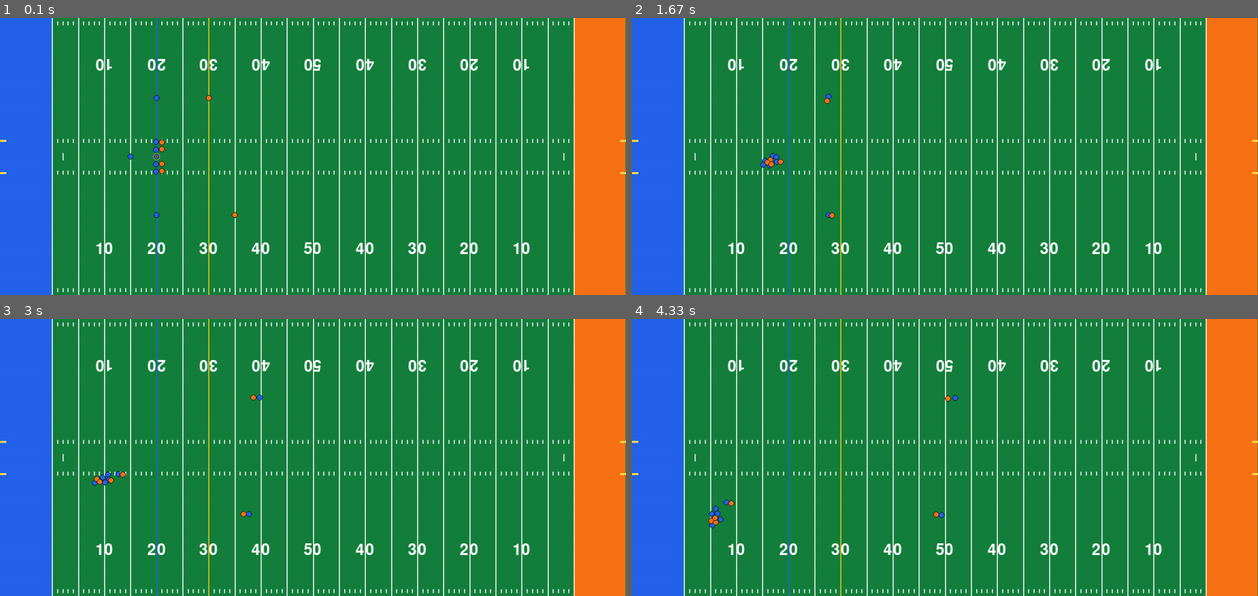
Above: before the commit, frames 1-4 (two rows, left to right).
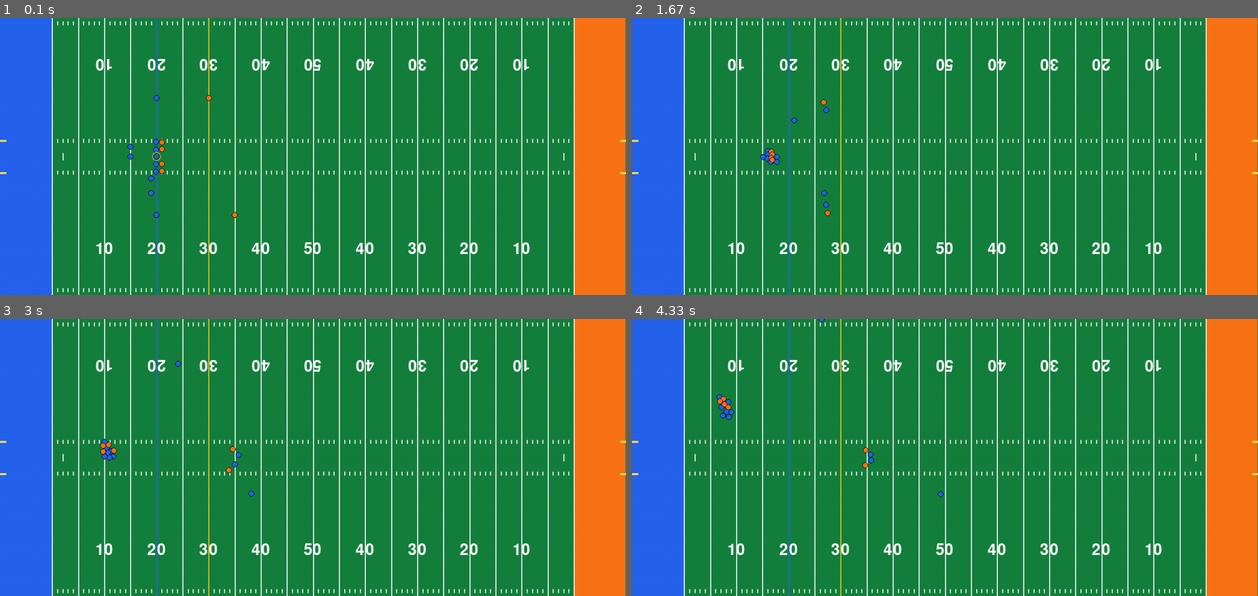
Above: after the commit, the same moments.

Repository: shakedown-street/pygame-football
Game: pygame game, started from main.py
Two runs of this game, one before a commit and one after it. Both use one fixed random seed, a clock stepped at 60 frames per second and the inputs below.
Inputs:
- Up to frame 1 (0.1 s): no input
- Up to frame 2 (1.67 s): tap Space at 0.33, 0.73, 1.03 s; hold R 0.67-1.13 s; hold D 0.67-1.13 s
- Up to frame 3 (3 s): no input
- Up to frame 4 (4.33 s): no input

The runs differ from the first frame. In frame 1, less than 0.1% of the frame differs, in the area x 20-26%, y 45-65%; in frame 2, 0.3%; in frame 3, 0.5%; in frame 4, 0.5%, in the area x 12-53%, y 0-76%.

Commit message:
Update route running to allow for multiple points

Diff:
--- a/main.py
+++ b/main.py
@@ -40,9 +40,13 @@
     denom = n - (1 - (1 - ACCELERATION_RATE) ** n) / ACCELERATION_RATE
     PLAYER_MAX_SPEED = FORTY_YARDS / denom
 
+BALL_THROW_SPEED = 16
+
 PLAYER_RADIUS = 6
 BALL_RADIUS = 3
-HALO_RADIUS = PLAYER_RADIUS * 1.25
+HALO_RADIUS = PLAYER_RADIUS * 1.5
+
+COLLISION_DISTANCE = PLAYER_RADIUS * 2
 
 
 def get_yard_x(yard):
@@ -217,8 +221,9 @@
 
         # Offensive behavior
         self.block_target: Optional[Player] = None
+        self.route: list[pygame.Vector2] = []
+        self.route_index = 0
         self.running_route = False
-        self.route_target = None
 
         # Defensive behavior
         self.pursue_target: Optional[Player] = None
@@ -230,9 +235,8 @@
 
     def reset(self):
         self.stop(True)
+        self.reset_route()
         self.block_target = None
-        self.running_route = False
-        self.route_target = None
         self.pursue_target = None
         self.man_coverage_target = None
 
@@ -269,8 +273,29 @@
     def start_streak_route(self, yards=15):
         dx = yards * YARD_LENGTH
         dy = 0
-        self.route_target = pygame.Vector2(self.pos.x + dx, self.pos.y + dy)
+        self.route = [pygame.Vector2(self.pos.x + dx, self.pos.y + dy)]
+        self.route_index = 0
         self.running_route = True
+
+    # Can be used for any route with one cut: slant, post, out, in
+    def start_cut_route(self, yards=15, angle=0, cut_yards=15, cut_angle=15):
+        dx1 = yards * YARD_LENGTH * math.cos(math.radians(angle))
+        dy1 = yards * YARD_LENGTH * math.sin(math.radians(angle))
+        initial = pygame.Vector2(self.pos.x + dx1, self.pos.y + dy1)
+
+        radians = math.radians(cut_angle)
+        dx2 = cut_yards * YARD_LENGTH * math.cos(radians)
+        dy2 = cut_yards * YARD_LENGTH * math.sin(radians)
+        cut_point = pygame.Vector2(initial.x + dx2, initial.y + dy2)
+
+        self.route = [initial, cut_point]
+        self.route_index = 0
+        self.running_route = True
+
+    def reset_route(self):
+        self.route = []
+        self.route_index = 0
+        self.running_route = False
 
     def update_block(self, ball_carrier):
         if self.block_target:
@@ -291,23 +316,27 @@
                     self.stop()
 
     def update_route(self):
-        if self.running_route and self.route_target:
-            direction = self.route_target - self.pos
+        if self.running_route and len(self.route) > 0:
+            direction = self.route[self.route_index] - self.pos
             distance = direction.length()
             if distance < self.max_speed:
-                # Reached the route target, stop there
-                self.route_target = None
-                self.running_route = False
-                self.stop()
+                # Reached the route point, go to next or stop
+                if self.route_index + 1 < len(self.route):
+                    self.route_index += 1
+                else:
+                    self.reset_route()
+                    self.stop()
             else:
                 direction = direction.normalize()
                 self.direction = direction
 
     def update_man_coverage(self):
         if self.man_coverage_target:
-            offset = self.man_coverage_target.pos - self.pos
+            target = self.man_coverage_target
+            offset = target.pos - self.pos
             distance = offset.length()
-            shadow_distance = PLAYER_RADIUS * 1.5
+            shadow_distance = PLAYER_RADIUS * 3
+
             if distance > shadow_distance:
                 direction = offset.normalize()
                 # Add a small random angle
@@ -376,62 +405,6 @@
     def set_pos(self, pos: pygame.Vector2):
         self.pos = pos
         self.rect.center = self.pos
-
-
-game = Game()
-field = Field()
-
-PLAYER_COLOR = get_color("blue", 600)
-
-# Offensive formation
-lt_pos = pygame.Vector2(get_yard_x(game.ball_position), FIELD_CENTER.y - 30)
-lg_pos = pygame.Vector2(get_yard_x(game.ball_position), FIELD_CENTER.y - 15)
-c_pos = pygame.Vector2(get_yard_x(game.ball_position), FIELD_CENTER.y)
-rg_pos = pygame.Vector2(get_yard_x(game.ball_position), FIELD_CENTER.y + 15)
-rt_pos = pygame.Vector2(get_yard_x(game.ball_position), FIELD_CENTER.y + 30)
-qb_pos = pygame.Vector2(get_yard_x(game.ball_position - 5), FIELD_CENTER.y)
-wr_1_pos = pygame.Vector2(get_yard_x(game.ball_position), FIELD_CENTER.y - 120)
-wr_2_pos = pygame.Vector2(get_yard_x(game.ball_position), FIELD_CENTER.y + 120)
-
-# Defensive formation
-lde_pos = pygame.Vector2(get_yard_x(game.ball_position + 1), FIELD_CENTER.y - 30)
-ldt_pos = pygame.Vector2(get_yard_x(game.ball_position + 1), FIELD_CENTER.y - 15)
-rdt_pos = pygame.Vector2(get_yard_x(game.ball_position + 1), FIELD_CENTER.y + 15)
-rde_pos = pygame.Vector2(get_yard_x(game.ball_position + 1), FIELD_CENTER.y + 30)
-cb_1_pos = pygame.Vector2(get_yard_x(game.ball_position + 10), FIELD_CENTER.y - 120)
-cb_2_pos = pygame.Vector2(get_yard_x(game.ball_position + 15), FIELD_CENTER.y + 120)
-
-# Create offensive players
-lt = Player(lt_pos.copy(), PLAYER_COLOR, 77, 74)
-lg = Player(lg_pos.copy(), PLAYER_COLOR, 76, 79)
-c = Player(c_pos.copy(), PLAYER_COLOR, 74, 79)
-rg = Player(rg_pos.copy(), PLAYER_COLOR, 70, 67)
-rt = Player(rt_pos.copy(), PLAYER_COLOR, 77, 78)
-qb = Player(qb_pos.copy(), PLAYER_COLOR, 88, 91)
-wr_1 = Player(wr_1_pos.copy(), PLAYER_COLOR, 95, 94)
-wr_2 = Player(wr_2_pos.copy(), PLAYER_COLOR, 91, 92)
-
-# Create defensive players
-lde = Player(lde_pos.copy(), get_color("orange"), 86, 88)
-ldt = Player(ldt_pos.copy(), get_color("orange"), 76, 79)
-rdt = Player(rdt_pos.copy(), get_color("orange"), 73, 76)
-rde = Player(rde_pos.copy(), get_color("orange"), 87, 90)
-cb_1 = Player(cb_1_pos.copy(), get_color("orange"), 94, 92)
-cb_2 = Player(cb_2_pos.copy(), get_color("orange"), 96, 93)
-
-# Create ball and halo
-ball = Ball()
-halo = Halo()
-
-game.ball_carrier = c
-
-oline = pygame.sprite.Group(lt, lg, c, rg, rt)
-dline = pygame.sprite.Group(lde, ldt, rdt, rde)
-offense = pygame.sprite.Group(oline, qb, wr_1, wr_2)
-defense = pygame.sprite.Group(dline, cb_1, cb_2)
-all_players = pygame.sprite.Group(offense, defense)
-
-BALL_THROW_SPEED = 16
 
 
 def move_ball_carrier(keys):
@@ -482,6 +455,92 @@
                 p2.velocity -= repulse_vector * p2_share
 
 
+game = Game()
+field = Field()
+
+PLAYER_COLOR = get_color("blue", 600)
+
+# Offensive formation
+lt_pos = pygame.Vector2(get_yard_x(game.ball_position), FIELD_CENTER.y - 30)
+lg_pos = pygame.Vector2(get_yard_x(game.ball_position), FIELD_CENTER.y - 15)
+c_pos = pygame.Vector2(get_yard_x(game.ball_position), FIELD_CENTER.y)
+rg_pos = pygame.Vector2(get_yard_x(game.ball_position), FIELD_CENTER.y + 15)
+rt_pos = pygame.Vector2(get_yard_x(game.ball_position), FIELD_CENTER.y + 30)
+qb_pos = pygame.Vector2(get_yard_x(game.ball_position - 5), FIELD_CENTER.y)
+hb_pos = pygame.Vector2(get_yard_x(game.ball_position - 5), FIELD_CENTER.y - 20)
+te_pos = pygame.Vector2(get_yard_x(game.ball_position - 1), FIELD_CENTER.y + 45)
+wr_1_pos = pygame.Vector2(get_yard_x(game.ball_position), FIELD_CENTER.y - 120)
+wr_2_pos = pygame.Vector2(get_yard_x(game.ball_position), FIELD_CENTER.y + 120)
+wr_3_pos = pygame.Vector2(get_yard_x(game.ball_position - 1), FIELD_CENTER.y + 75)
+
+# Defensive formation
+lde_pos = pygame.Vector2(get_yard_x(game.ball_position + 1), FIELD_CENTER.y - 30)
+ldt_pos = pygame.Vector2(get_yard_x(game.ball_position + 1), FIELD_CENTER.y - 15)
+rdt_pos = pygame.Vector2(get_yard_x(game.ball_position + 1), FIELD_CENTER.y + 15)
+rde_pos = pygame.Vector2(get_yard_x(game.ball_position + 1), FIELD_CENTER.y + 30)
+cb_1_pos = pygame.Vector2(get_yard_x(game.ball_position + 10), FIELD_CENTER.y - 120)
+cb_2_pos = pygame.Vector2(get_yard_x(game.ball_position + 15), FIELD_CENTER.y + 120)
+
+# Create offensive players
+lt = Player(lt_pos.copy(), PLAYER_COLOR, 77, 74)
+lg = Player(lg_pos.copy(), PLAYER_COLOR, 76, 79)
+c = Player(c_pos.copy(), PLAYER_COLOR, 74, 79)
+rg = Player(rg_pos.copy(), PLAYER_COLOR, 70, 67)
+rt = Player(rt_pos.copy(), PLAYER_COLOR, 77, 78)
+qb = Player(qb_pos.copy(), PLAYER_COLOR, 88, 91)
+hb = Player(hb_pos.copy(), PLAYER_COLOR, 90, 92)
+te = Player(te_pos.copy(), PLAYER_COLOR, 85, 88)
+wr_1 = Player(wr_1_pos.copy(), PLAYER_COLOR, 95, 94)
+wr_2 = Player(wr_2_pos.copy(), PLAYER_COLOR, 91, 92)
+wr_3 = Player(wr_3_pos.copy(), PLAYER_COLOR, 89, 90)
+
+# Create defensive players
+lde = Player(lde_pos.copy(), get_color("orange"), 86, 88)
+ldt = Player(ldt_pos.copy(), get_color("orange"), 76, 79)
+rdt = Player(rdt_pos.copy(), get_color("orange"), 73, 76)
+rde = Player(rde_pos.copy(), get_color("orange"), 87, 90)
+cb_1 = Player(cb_1_pos.copy(), get_color("orange"), 94, 92)
+cb_2 = Player(cb_2_pos.copy(), get_color("orange"), 96, 93)
+
+# Create ball and halo
+ball = Ball()
+halo = Halo()
+
+game.ball_carrier = c
+
+oline = pygame.sprite.Group(lt, lg, c, rg, rt, te)
+dline = pygame.sprite.Group(lde, ldt, rdt, rde)
+offense = pygame.sprite.Group(oline, qb, hb, wr_1, wr_2, wr_3)
+defense = pygame.sprite.Group(dline, cb_1, cb_2)
+all_players = pygame.sprite.Group(offense, defense)
+
+
+def reset_play():
+    # Reset offense
+    lt.reset_to(lt_pos.copy())
+    lg.reset_to(lg_pos.copy())
+    c.reset_to(c_pos.copy())
+    rg.reset_to(rg_pos.copy())
+    rt.reset_to(rt_pos.copy())
+    qb.reset_to(qb_pos.copy())
+    hb.reset_to(hb_pos.copy())
+    te.reset_to(te_pos.copy())
+    wr_1.reset_to(wr_1_pos.copy())
+    wr_2.reset_to(wr_2_pos.copy())
+    wr_3.reset_to(wr_3_pos.copy())
+    # Reset defense
+    lde.reset_to(lde_pos.copy())
+    ldt.reset_to(ldt_pos.copy())
+    rdt.reset_to(rdt_pos.copy())
+    rde.reset_to(rde_pos.copy())
+    cb_1.reset_to(cb_1_pos.copy())
+    cb_2.reset_to(cb_2_pos.copy())
+    # reset ball position
+    ball.set_pos(c.pos.copy())
+    ball.velocity = pygame.Vector2(0, 0)
+    game.ball_carrier = c
+
+
 while True:
     screen.fill((0, 0, 0))
 
@@ -496,10 +555,12 @@
                 if game.ball_carrier == c:
                     # Snap ball to qb and start play
                     game.ball_carrier = qb
-                    wr_1.start_streak_route(yards=50)
+                    wr_1.start_cut_route(yards=5, angle=0, cut_yards=15, cut_angle=45)
                     cb_1.man_coverage_target = wr_1
-                    wr_2.start_streak_route(yards=50)
+                    wr_2.start_cut_route(yards=5, angle=0, cut_yards=15, cut_angle=-45)
                     cb_2.man_coverage_target = wr_2
+                    wr_3.start_streak_route(yards=30)
+                    hb.start_cut_route(yards=8, angle=-40, cut_yards=20, cut_angle=-75)
                     # make all oline puruse nearest defender
                     for blocker in oline:
                         nearest_defender = min(
@@ -522,36 +583,17 @@
                         direction = pygame.Vector2(0, 0)
                     ball.velocity = direction * BALL_THROW_SPEED
             if event.key == pygame.K_r:
-                # Reset offense
-                lt.reset_to(lt_pos.copy())
-                lg.reset_to(lg_pos.copy())
-                c.reset_to(c_pos.copy())
-                rg.reset_to(rg_pos.copy())
-                rt.reset_to(rt_pos.copy())
-                qb.reset_to(qb_pos.copy())
-                wr_1.reset_to(wr_1_pos.copy())
-                wr_2.reset_to(wr_2_pos.copy())
-                # Reset defense
-                lde.reset_to(lde_pos.copy())
-                ldt.reset_to(ldt_pos.copy())
-                rdt.reset_to(rdt_pos.copy())
-                rde.reset_to(rde_pos.copy())
-                cb_1.reset_to(cb_1_pos.copy())
-                cb_2.reset_to(cb_2_pos.copy())
-                # reset ball position
-                ball.set_pos(c.pos.copy())
-                ball.velocity = pygame.Vector2(0, 0)
-                game.ball_carrier = c
+                reset_play()
 
     move_ball_carrier(keys)
     all_players.update()
-    avoid_player_collisions(all_players, PLAYER_RADIUS * 2)
+    avoid_player_collisions(all_players, COLLISION_DISTANCE)
 
     if game.ball_carrier:
         ball.set_pos(game.ball_carrier.pos.copy())
     else:
         ball.update()
-        for wr in [wr_1, wr_2]:
+        for wr in [wr_1, wr_2, wr_3, hb, te]:
             if halo.rect.colliderect(wr.rect):
                 game.ball_carrier = wr
                 wr.running_route = False
